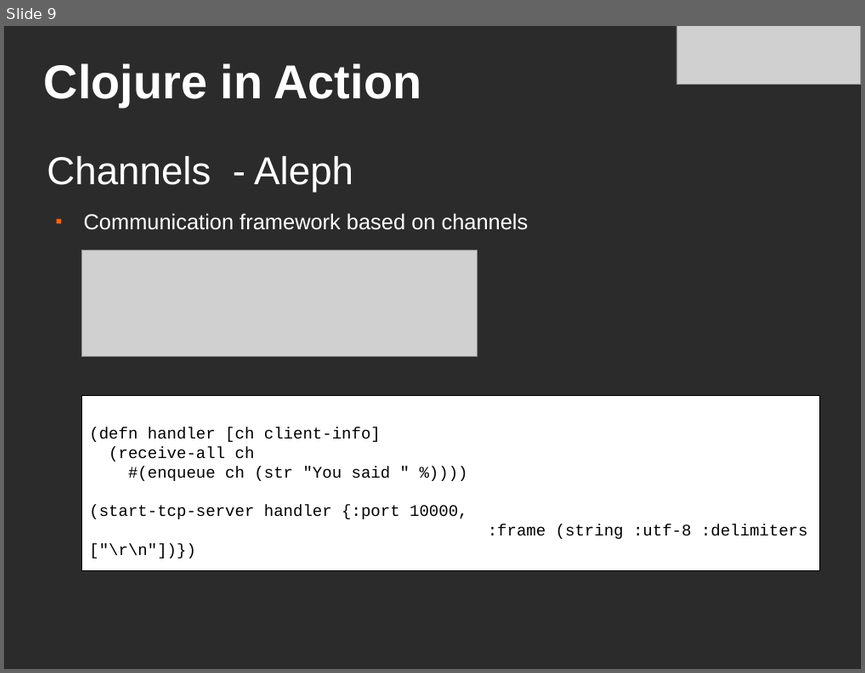
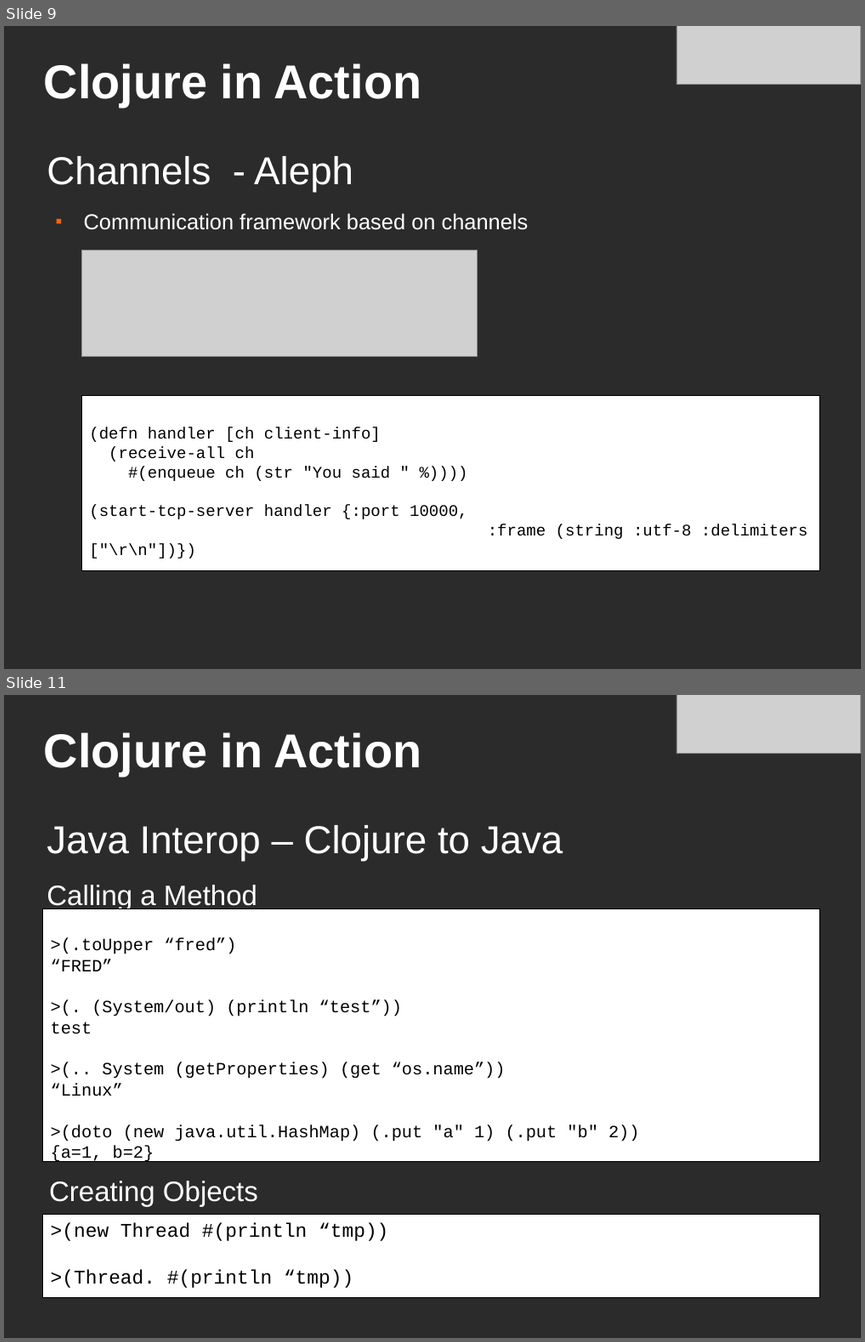
Before and after one commit to cincy-functional-programmers/cincyfp-presentations, a slide deck: jun-2011/clojure-in-action-cincyfp.odp. Shown one above the other, each under a label of ours: slide 9 before the commit, slides 9 and 11 after it; the slides between them are not shown. The pictures are 865x673 and 865x1342 pixels, drawn with LibreOffice and Linux fonts; fonts in the diff are those of the drawing; grey boxes stand for pictures; background and template pictures are left out; a plain dark background stands for a picture behind light text. Boxes give left, top, right and bottom in pixels: in the first picture for what was removed or moved away, otherwise in the second. Text is boxed around its words. In the diff, an @@ line names an element or a change of style, - is before the commit and + after.

```diff
--- a/jun-2011/clojure-in-action-cincyfp.odp
+++ b/jun-2011/clojure-in-action-cincyfp.odp
@@ slide 11 added at bbox=[4, 695, 861, 1338], background picture (left out) @@
@@ picture added at bbox=[676, 695, 861, 754] @@
@@ title added at bbox=[44, 732, 422, 776], 44 pt, text #FFFFFF, bold @@
+Clojure in Action
@@ text added at bbox=[46, 825, 563, 910], 36 pt, text #FFFFFF @@
+Java Interop – Clojure to Java
+Calling a Method
@@ rectangle added at bbox=[43, 909, 820, 1162], fill #FFFFFF, outline #000000 0 pt, 16 pt, text #000000 @@
+>(.toUpper “fred”)
+“FRED”
+>(. (System/out) (println “test”))
+test
+>(.. System (getProperties) (get “os.name”))
+“Linux”
+>(doto (new java.util.HashMap) (.put "a" 1) (.put "b" 2))
+{a=1, b=2}
@@ text added at bbox=[49, 1180, 258, 1207], 26 pt, text #FFFFFF @@
+Creating Objects
@@ rectangle added at bbox=[43, 1213, 820, 1298], fill #FFFFFF, outline #000000 0 pt, 18 pt, text #000000 @@
+>(new Thread #(println “tmp))
+>(Thread. #(println “tmp))
```
Also in this commit, not shown: 2 slides changed, 5 other slides added, 2 slides removed.
